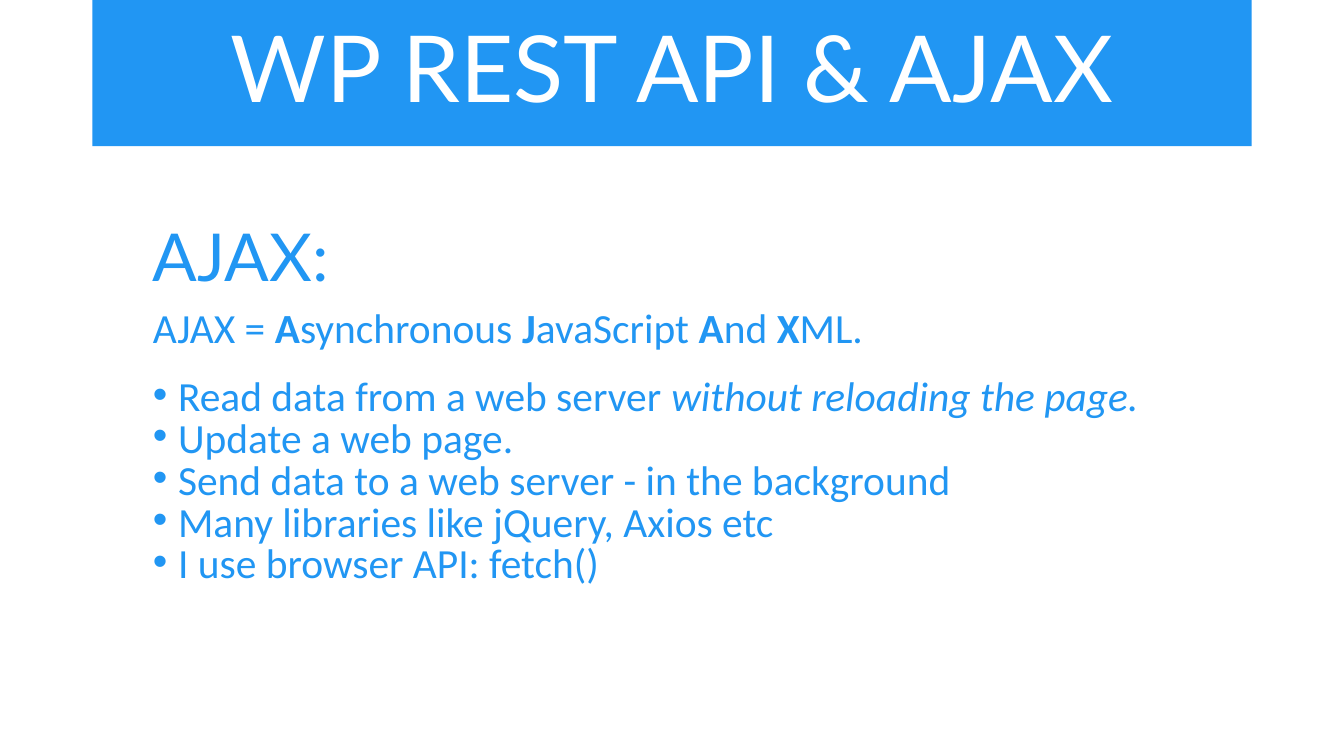
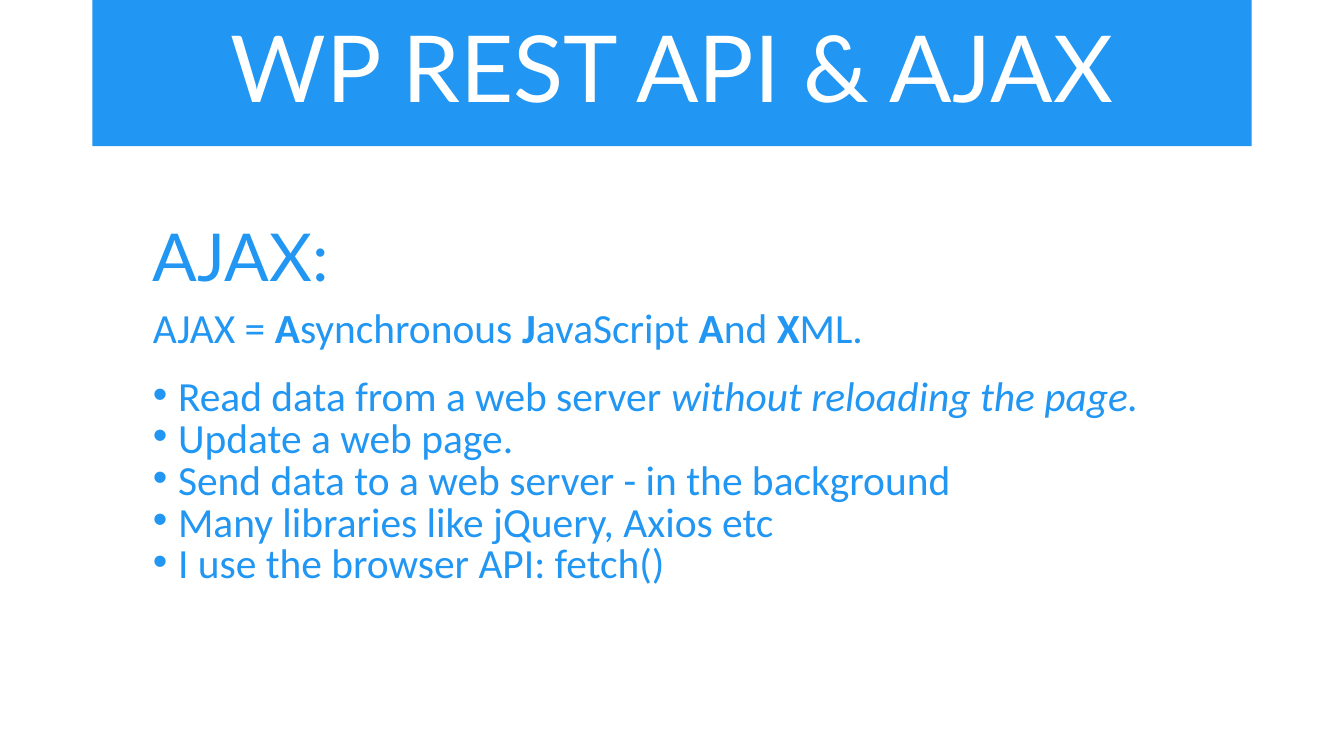
Before and after one commit to iwswordpress/rest, a slide deck: slide 8 of rest-api-workshop.pptx (slide 10 before the commit). Drawn at 1344x756 pixels with LibreOffice and Linux fonts; fonts in the diff are those of the drawing. Boxes give left, top, right and bottom in pixels: in the first picture for what was removed or moved away, otherwise in the second. Text is boxed around its words. In the diff, an @@ line names an element or a change of style, - is before the commit and + after.

```diff
--- a/rest-api-workshop.pptx
+++ b/rest-api-workshop.pptx
@@ text at (178,548,665,584): text changed @@
-  • I use browser API: fetch()
+  • I use the browser API: fetch()
```
Also in this commit, not shown: 4 other slides changed, 2 slides removed, 4 other files.
